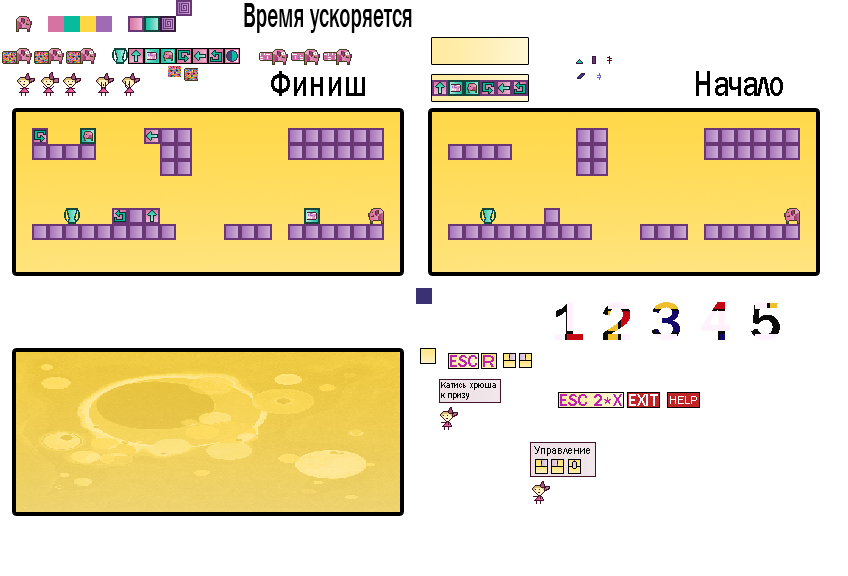
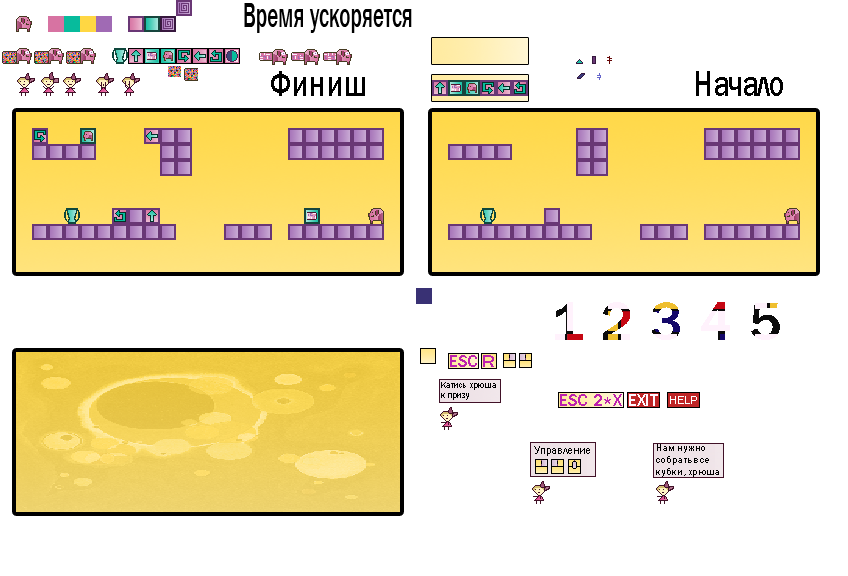
Revision of a layered w=848, h=576 image; what changed, layer by layer:
added layer "Нам нужно собрать все кубки, хрюша" above "Слой 5 копия 3" over (656, 444, 719, 477)
added layer "Слой 5 копия 3" above "Слой 3 копия 6" over (653, 443, 724, 478)
added layer "Слой 3 копия 6" above "Управление" over (656, 481, 674, 504)
